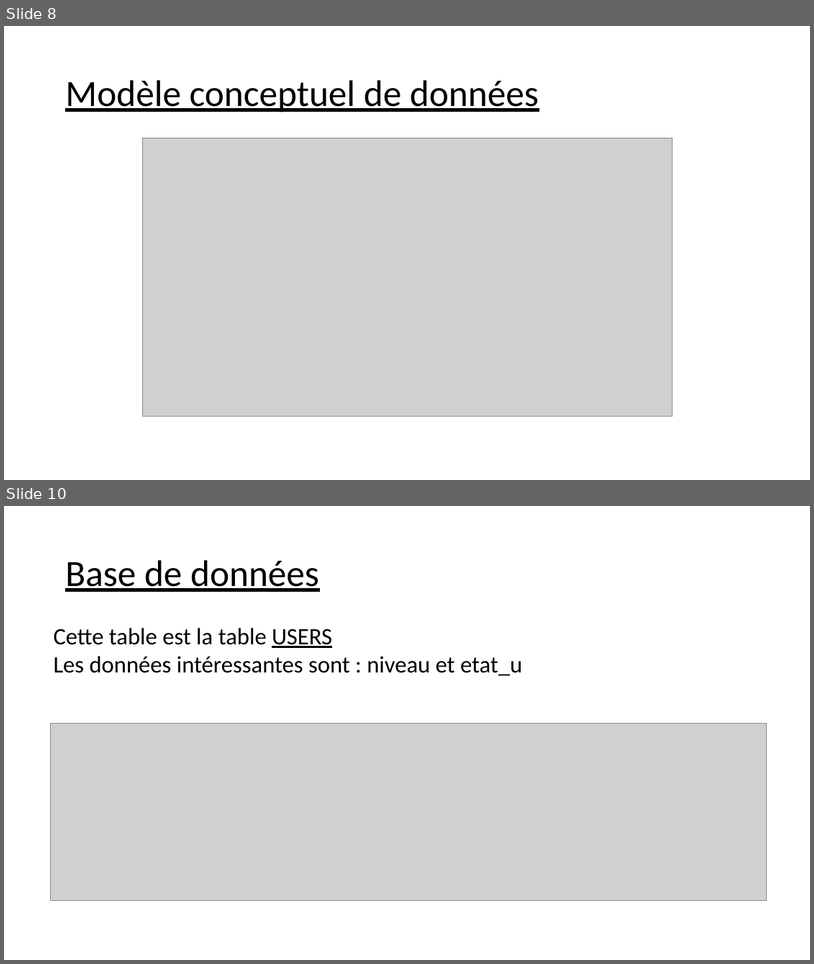
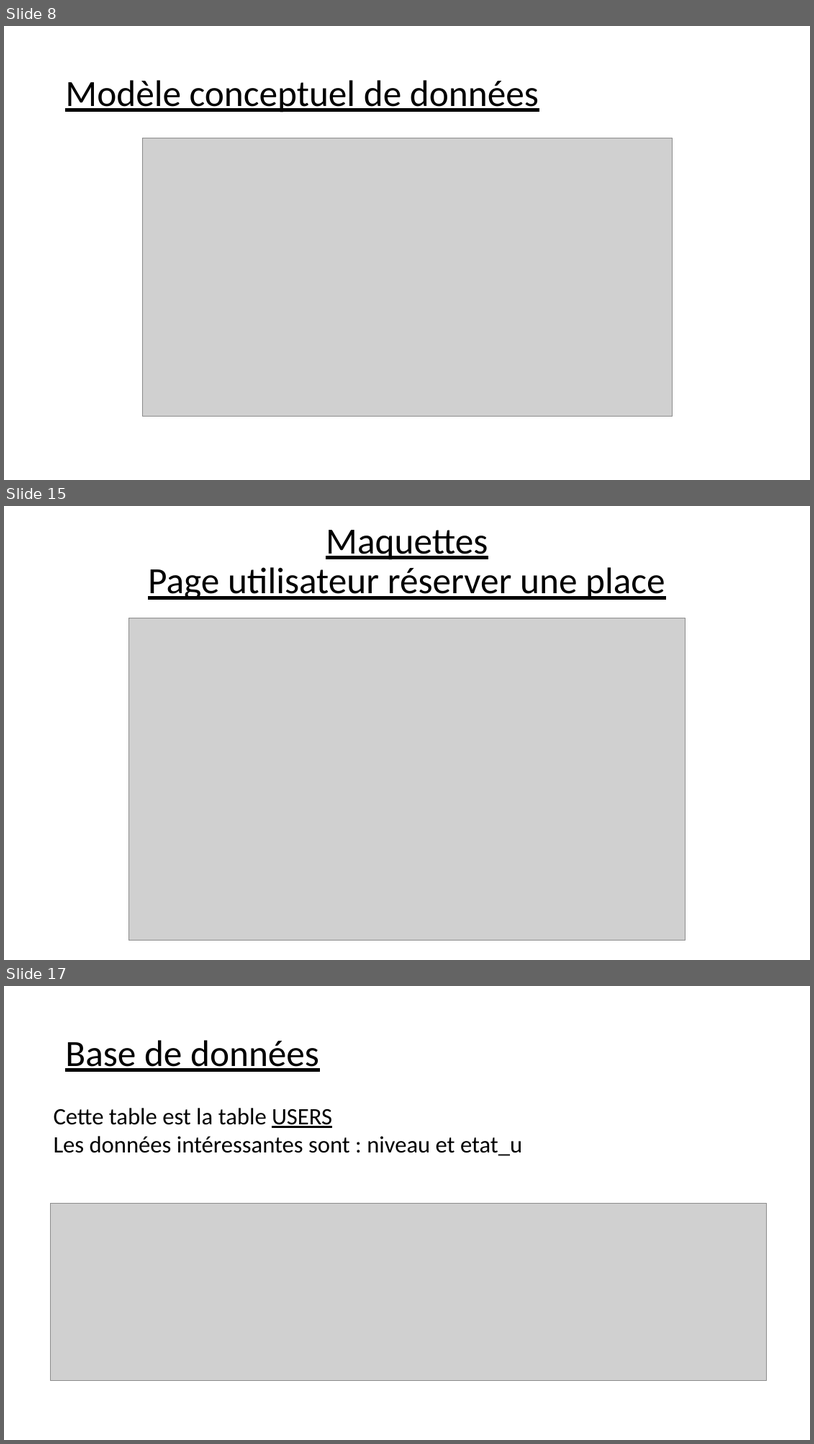
Before and after one commit to Fourkap/PPE_Parking, a slide deck: Documentation/Présentation PPE Parking.pptx. Shown one above the other, each under a label of ours: slides 8 and 10 before the commit, slides 8, 15 and 17 after it; the slides between them are not shown. The pictures are 814x964 and 814x1444 pixels, drawn with LibreOffice and Linux fonts; fonts in the diff are those of the drawing; grey boxes stand for pictures. Boxes give left, top, right and bottom in pixels: in the first picture for what was removed or moved away, otherwise in the second. Text is boxed around its words. In the diff, an @@ line names an element or a change of style, - is before the commit and + after.

```diff
--- a/Documentation/Présentation PPE Parking.pptx
+++ b/Documentation/Présentation PPE Parking.pptx
@@ slide 15 added at (4,506,810,960), background #FFFFFF @@
@@ title added at (148,530,665,600), 44 pt, text #000000, underline @@
+Maquettes
+Page utilisateur réserver une place
@@ picture added at (129,618,686,940) @@
@@ what was slide 10 is now slide 17 @@
```
Also in this commit, not shown: 9 other slides added, 3 slides removed.
